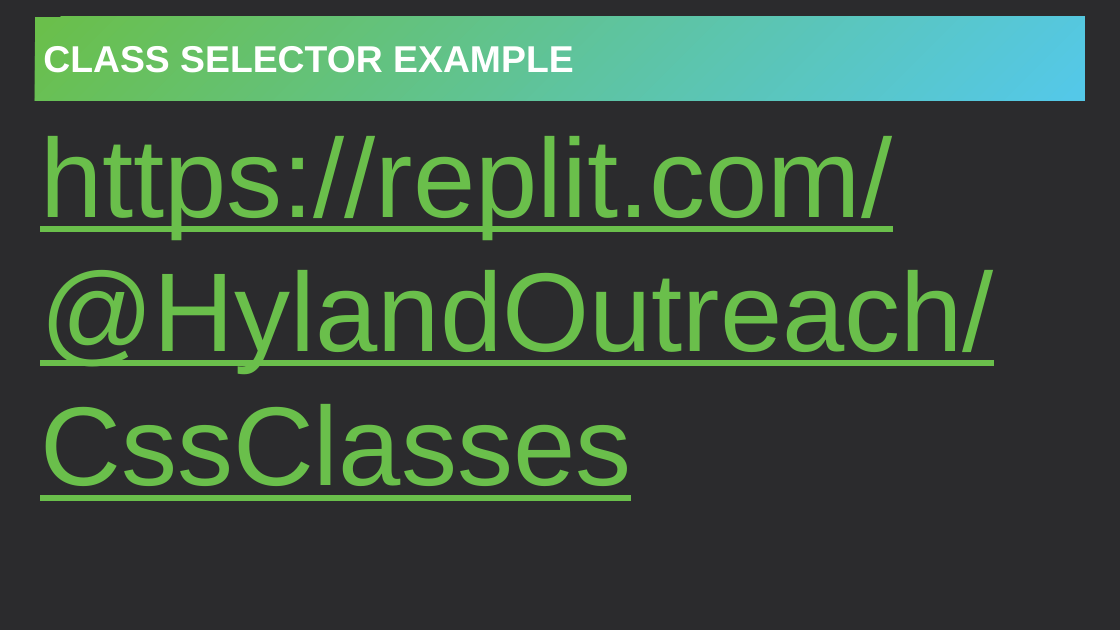
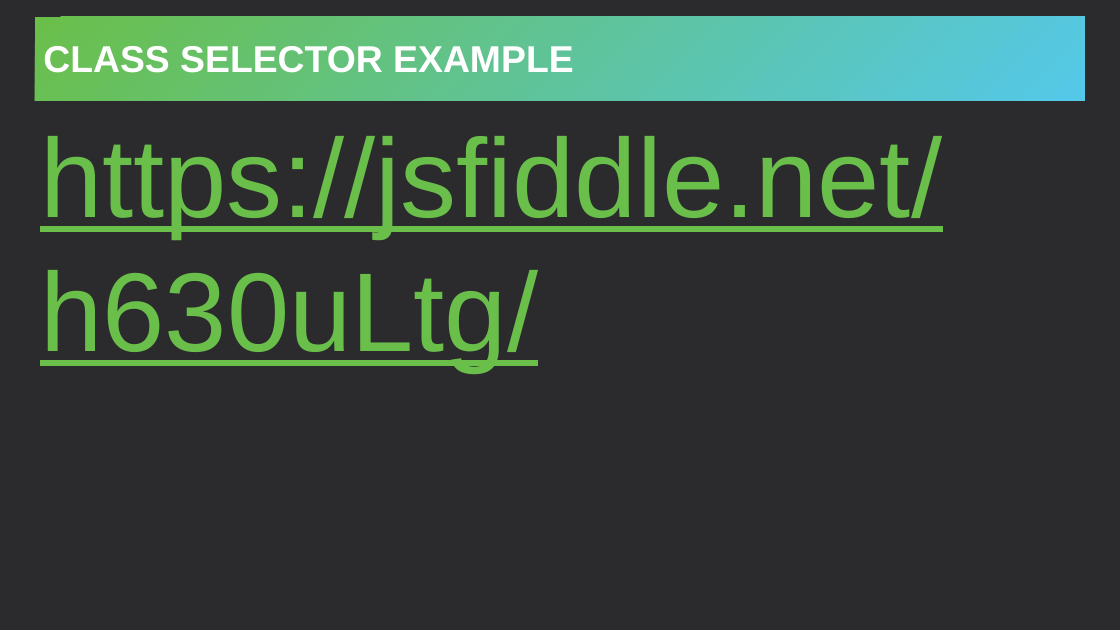
Before and after one commit to hylandtechoutreach/ucs, a slide deck: slide 5 of MoreCss/CssClassSelector.pptx. Drawn at 1120x630 pixels with LibreOffice and Linux fonts; fonts in the diff are those of the drawing. Boxes give left, top, right and bottom in pixels: in the first picture for what was removed or moved away, otherwise in the second. Text is boxed around its words. In the diff, an @@ line names an element or a change of style, - is before the commit and + after.

```diff
--- a/MoreCss/CssClassSelector.pptx
+++ b/MoreCss/CssClassSelector.pptx
@@ text at (40, 136, 942, 371): text changed @@
-https://replit.com/@HylandOutreach/CssClasses
+https://jsfiddle.net/h630uLtg/
```
Also in this commit, not shown: 25 other files.
